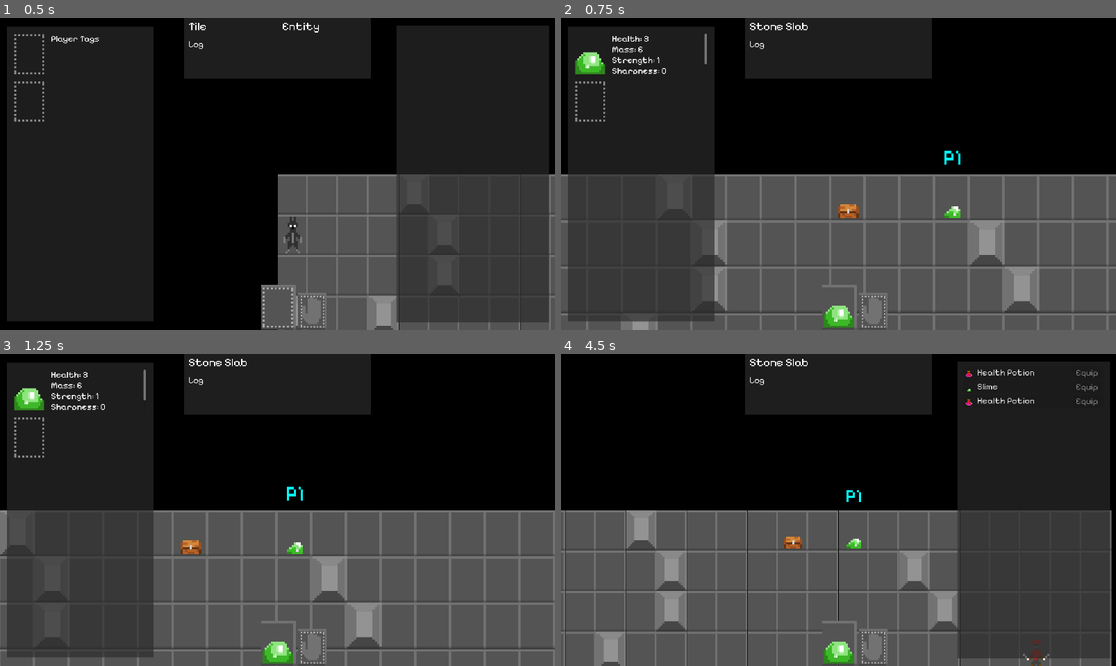
Above: before the commit, frames 1-4 (two rows, left to right).
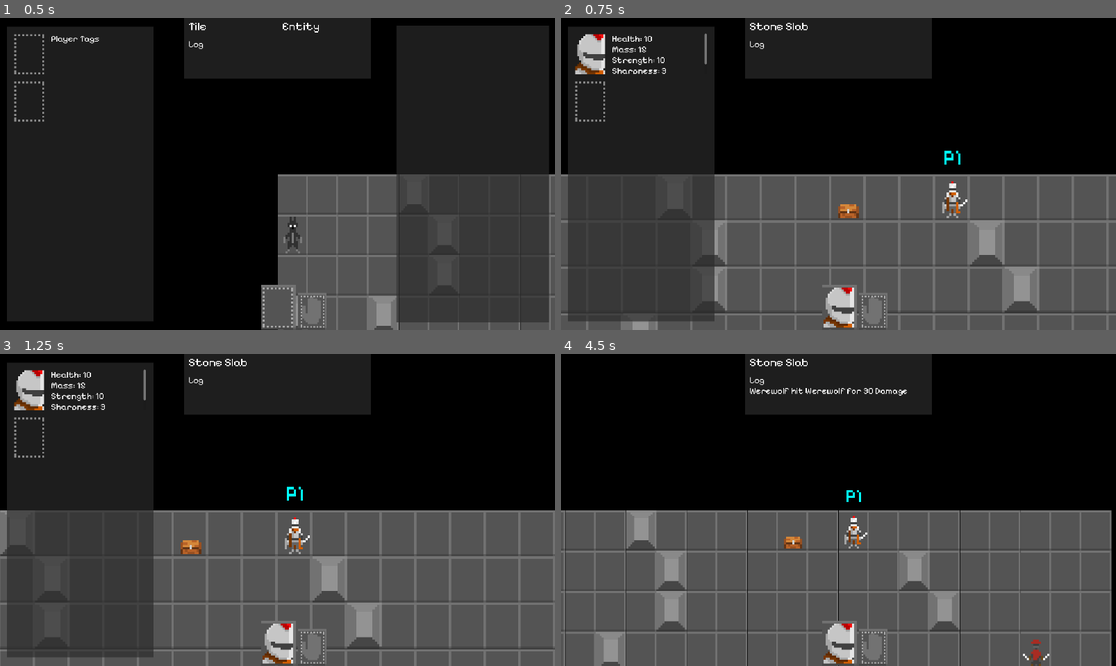
Above: after the commit, the same moments.

Repository: joshandersn/firecrest
Game: Godot game, scene res://main.tscn
The game is run twice, just before and just after one commit, with the same random seed, the same clock (stepped at 60 frames per second) and the same inputs.
Inputs (mouse positions are in pixels of both pictures, inside the frame that each line leads up to):
- Up to frame 1 (0.5 s): no input
- Up to frame 2 (0.75 s): tap Enter (ui_accept) at 0.5 s; move the mouse to (855, 192) at 0.52 s; hold D (move_right) from 0.53 s (still down); tap = (zoom_in) at 0.6 s
- Up to frame 3 (1.25 s): keep holding D (move_right); tap Enter (ui_accept) at 0.77 s
- Up to frame 4 (4.5 s): move the mouse to (577, 531) at 1.27 s; release D (move_right) at 1.28 s; hold S (move_down) 1.28-2.03 s; tap - (zoom_out) at 1.35, 2.85, 4.35 s; tap Enter (ui_accept) at 1.52, 2.75, 3.02, 3.77 s; move the mouse to (583, 491) at 2.02 s; hold D (move_right) 2.03-2.78 s; tap = (zoom_in) at 2.1, 3.6 s; move the mouse to (616, 488) at 2.77 s; hold W (move_up) 2.78-3.53 s; move the mouse to (672, 528) at 3.52 s; hold A (move_left) from 3.53 s (still down); tap I (toggle_inventory) at 4.15 s; move the mouse to (716, 531) at 4.27 s

Frame 1 is identical in both runs. In frame 2, 1.6% of the frame differs, in the area x 2-74%, y 5-100%; in frame 3, 1.6%; in frame 4, 27%, in the area x 34-99%, y 2-100%.

Commit message:
Adds eating, navigation and fixes inventory bugs

Diff:
--- a/Entities/Assassin.tres
+++ b/Entities/Assassin.tres
@@ -1,17 +1,23 @@
-[gd_resource type="Resource" script_class="ResEntity" load_steps=4 format=3 uid="uid://bnkw247chab3f"]
+[gd_resource type="Resource" script_class="ResEntity" load_steps=5 format=3 uid="uid://bnkw247chab3f"]
 
 [ext_resource type="Texture2D" uid="uid://b0gvdqc73pkt2" path="res://Assets/assassin.png" id="1_jckcy"]
 [ext_resource type="Script" path="res://Resources/res_entity.gd" id="1_r0ggn"]
 [ext_resource type="Texture2D" uid="uid://n8q7sbj47nyh" path="res://Assets/Assassin Portrait.png" id="2_7tubw"]
+[ext_resource type="Texture2D" uid="uid://cbhq63kw4toi5" path="res://Assets/grave.png" id="2_rk0dq"]
 
 [resource]
 script = ExtResource("1_r0ggn")
 tag = "Assassin"
 artwork = ExtResource("1_jckcy")
+artwork_dead = ExtResource("2_rk0dq")
 portrait = ExtResource("2_7tubw")
 health = 5
+health_max = 5
 strength = 4
 inititive = 2
 mass = 4
 sharpness = 5
+protein = 20
+savagery = 2
+sense = 5
 storage = Array[ExtResource("1_r0ggn")]([])
--- a/Entities/Chest.tres
+++ b/Entities/Chest.tres
@@ -13,8 +13,10 @@
 artwork_dead = ExtResource("1_clcdv")
 portrait = ExtResource("2_t43y2")
 health = 0
+health_max = 0
 strength = 0
 inititive = 0
 mass = 10
 sharpness = 0
+protein = 0
 storage = Array[ExtResource("1_rm37o")]([ExtResource("3_2mryq"), ExtResource("4_mdwfj")])
--- a/Entities/HealthPotion.tres
+++ b/Entities/HealthPotion.tres
@@ -1,15 +1,19 @@
-[gd_resource type="Resource" script_class="ResEntity" load_steps=3 format=3 uid="uid://xj3bstdgmrkf"]
+[gd_resource type="Resource" script_class="ResEntity" load_steps=4 format=3 uid="uid://xj3bstdgmrkf"]
 
 [ext_resource type="Texture2D" uid="uid://bp38figt2sdax" path="res://Assets/healthPotion.png" id="1_wjfpv"]
 [ext_resource type="Script" path="res://Resources/res_entity.gd" id="1_xp6xr"]
+[ext_resource type="Texture2D" uid="uid://cbhq63kw4toi5" path="res://Assets/grave.png" id="2_xolj0"]
 
 [resource]
 script = ExtResource("1_xp6xr")
 tag = "Health Potion"
 artwork = ExtResource("1_wjfpv")
+artwork_dead = ExtResource("2_xolj0")
 health = 5
+health_max = 5
 strength = 0
 inititive = 0
 mass = 1
 sharpness = 0
+protein = 10
 storage = Array[ExtResource("1_xp6xr")]([])
--- a/Entities/Slime.tres
+++ b/Entities/Slime.tres
@@ -1,17 +1,23 @@
-[gd_resource type="Resource" script_class="ResEntity" load_steps=4 format=3 uid="uid://7uudgr4t4dtd"]
+[gd_resource type="Resource" script_class="ResEntity" load_steps=5 format=3 uid="uid://7uudgr4t4dtd"]
 
 [ext_resource type="Texture2D" uid="uid://0qqnuha1wviy" path="res://Assets/slime.png" id="1_ggb01"]
 [ext_resource type="Script" path="res://Resources/res_entity.gd" id="1_lm5h6"]
+[ext_resource type="Texture2D" uid="uid://cbhq63kw4toi5" path="res://Assets/grave.png" id="2_7s5iw"]
 [ext_resource type="Texture2D" uid="uid://c7vl7nth3u4ct" path="res://Assets/Slime Portrait.png" id="2_vuj1n"]
 
 [resource]
 script = ExtResource("1_lm5h6")
 tag = "Slime"
 artwork = ExtResource("1_ggb01")
+artwork_dead = ExtResource("2_7s5iw")
 portrait = ExtResource("2_vuj1n")
 health = 3
+health_max = 3
 strength = 1
 inititive = 1
 mass = 6
 sharpness = 0
+protein = 5
+savagery = 1
+sense = 0
 storage = Array[ExtResource("1_lm5h6")]([])
--- a/Entities/Werewolf.tres
+++ b/Entities/Werewolf.tres
@@ -1,17 +1,23 @@
-[gd_resource type="Resource" script_class="ResEntity" load_steps=4 format=3 uid="uid://cmxr3n782is8h"]
+[gd_resource type="Resource" script_class="ResEntity" load_steps=5 format=3 uid="uid://cmxr3n782is8h"]
 
 [ext_resource type="Texture2D" uid="uid://barpxekvciajs" path="res://Assets/werewolf.png" id="1_8mugo"]
 [ext_resource type="Script" path="res://Resources/res_entity.gd" id="1_v5ojc"]
+[ext_resource type="Texture2D" uid="uid://cbhq63kw4toi5" path="res://Assets/grave.png" id="2_o5rrq"]
 [ext_resource type="Texture2D" uid="uid://duw3b4vmfjuft" path="res://Assets/wWerewolf Portrait.png" id="2_xi1hv"]
 
 [resource]
 script = ExtResource("1_v5ojc")
 tag = "Werewolf"
 artwork = ExtResource("1_8mugo")
+artwork_dead = ExtResource("2_o5rrq")
 portrait = ExtResource("2_xi1hv")
 health = 20
+health_max = 20
 strength = 50
 inititive = 4
 mass = 20
 sharpness = 10
+protein = 25
+savagery = 6
+sense = 10
 storage = Array[ExtResource("1_v5ojc")]([])
--- a/Entities/knight.tres
+++ b/Entities/knight.tres
@@ -1,17 +1,23 @@
-[gd_resource type="Resource" script_class="ResEntity" load_steps=4 format=3 uid="uid://dadd0pf1s47dg"]
+[gd_resource type="Resource" script_class="ResEntity" load_steps=5 format=3 uid="uid://dadd0pf1s47dg"]
 
 [ext_resource type="Script" path="res://Resources/res_entity.gd" id="1_4bijf"]
 [ext_resource type="Texture2D" uid="uid://dpjuimm75mv51" path="res://Assets/knight.png" id="1_jm6sp"]
+[ext_resource type="Texture2D" uid="uid://cbhq63kw4toi5" path="res://Assets/grave.png" id="2_j61h0"]
 [ext_resource type="Texture2D" uid="uid://lwyis5rgr46i" path="res://Assets/Knight Portrait.png" id="2_r07yx"]
 
 [resource]
 script = ExtResource("1_4bijf")
 tag = "Knight"
 artwork = ExtResource("1_jm6sp")
+artwork_dead = ExtResource("2_j61h0")
 portrait = ExtResource("2_r07yx")
 health = 10
+health_max = 10
 strength = 10
 inititive = 3
 mass = 15
 sharpness = 3
+protein = 30
+savagery = 0
+sense = 3
 storage = Array[ExtResource("1_4bijf")]([])
--- a/Objects/entity.gd
+++ b/Objects/entity.gd
@@ -3,6 +3,8 @@
 @export var entity: ResEntity
 @export var is_player := false
 @export var player_index := 0
+
+var detected_entities: Array[Node2D]
 
 @onready var move = $Move
 
@@ -17,17 +19,46 @@
 			$Sprite.texture = entity.artwork
 
 
+func move_randomly() -> void:
+	var r = rng.randf_range(0, 1)
+	if r > 0.75:
+		move.use(Vector2.UP)
+	elif r > 0.5:
+		move.use(Vector2.DOWN)
+	elif r > 0.25:
+		move.use(Vector2.LEFT)
+	else:
+		move.use(Vector2.RIGHT)
+
+var parallel_modal := false
+func move_toward_direction(target) -> void:
+	# TODO: Figure out non-diagnol movement perhaps separate x and y with with rng
+	if parallel_modal:
+		if target.position.x > position.x:
+			move.use(Vector2.RIGHT)
+		else:
+			move.use(Vector2.LEFT)
+		parallel_modal = false
+	else:
+		if target.position.y < position.y:
+			move.use(Vector2.UP)
+		else:
+			move.use(Vector2.DOWN)
+		parallel_modal = true
+
+func awareness_check() -> void:
+	pass
+
 func take_turn():
 	if !is_player and entity.inititive > 0 and entity.health > 0:
-		var r = rng.randf_range(0, 1)
-		if r > 0.75:
-			move.use(Vector2.UP)
-		elif r > 0.5:
-			move.use(Vector2.DOWN)
-		elif r > 0.25:
-			move.use(Vector2.LEFT)
+		if entity.savagery > 5:
+			# TODO: The enity will find a target and hunt it down
+			var target = Game.players[0]
+			awareness_check()
+			if target.entity.health > 0:
+				move_toward_direction(target)
 		else:
-			move.use(Vector2.RIGHT)
+			move_randomly()
 
 func _input(_event: InputEvent) -> void:
 	if is_player and entity.health > 0:
--- a/Objects/interact.gd
+++ b/Objects/interact.gd
@@ -2,12 +2,12 @@
 
 func use(body, user) -> void:
 	if "entity" in body:
-		if body.entity.health <= 0:
+		if body.entity.health <= 0 and user.is_player:
 			Game.opened_storage_contents = body.entity.storage
 			Game.opened_storage_containers.append(body)
 			Game.emit_signal("ui_update")
 			if body.entity.storage == []:
-				if user.entity.strength > body.entity.mass:
+				if user.entity.strength >= body.entity.mass:
 					user.entity.storage.append(body.entity)
 					Game.opened_storage_containers = []
 					body.queue_free()
--- a/Objects/inventoryListItem.gd
+++ b/Objects/inventoryListItem.gd
@@ -5,6 +5,7 @@
 
 signal add_to_inv
 signal equip_item
+signal eat_item
 
 func _ready() -> void:
 	if entity:
@@ -16,6 +17,8 @@
 func _on_button_pressed() -> void:
 	emit_signal("equip_item", origin, entity)
 
+func _on_eat_pressed() -> void:
+	emit_signal("eat_item", origin, entity)
 
 func _on_pressed() -> void:
 	emit_signal("add_to_inv", origin, entity)
--- a/Objects/inventoryListItem.tscn
+++ b/Objects/inventoryListItem.tscn
@@ -28,5 +28,23 @@
 theme_override_font_sizes/font_size = 30
 text = "Equip"
 
+[node name="Eat" type="Button" parent="."]
+layout_mode = 1
+anchors_preset = 6
+anchor_left = 1.0
+anchor_top = 0.5
+anchor_right = 1.0
+anchor_bottom = 0.5
+offset_left = -210.0
+offset_top = -22.0
+offset_right = -117.0
+offset_bottom = 23.0
+grow_horizontal = 0
+grow_vertical = 2
+theme_override_colors/font_color = Color(1, 1, 1, 0.443137)
+theme_override_font_sizes/font_size = 30
+text = "Eat"
+
 [connection signal="pressed" from="." to="." method="_on_pressed"]
 [connection signal="pressed" from="Equip" to="." method="_on_button_pressed"]
+[connection signal="pressed" from="Eat" to="." method="_on_eat_pressed"]
--- a/Resources/res_entity.gd
+++ b/Resources/res_entity.gd
@@ -8,10 +8,14 @@
 @export var portrait: Texture
 
 @export var health: int
+@export var health_max: int
 @export var strength: int
 @export var inititive: int
 @export var mass: int
 @export var sharpness: int
+@export var protein: int
+@export var savagery: int
+@export var sense: int
 
 @export var wielded: ResEntity
 @export var storage: Array[ResEntity]
--- a/main.gd
+++ b/main.gd
@@ -95,7 +95,7 @@
 func _ready() -> void:
 	generate_map(20,15)
 	populate_map()
-	spawn_entity(slime, true)
+	spawn_entity(knight, true)
 	spawn_entity(chest)
 	Game.center_camera.connect(center_selection)
 
--- a/ui.gd
+++ b/ui.gd
@@ -11,14 +11,21 @@
 	$HUD/PlayerInvBG.visible = !$HUD/PlayerInvBG.visible
 	update_ui()
 
-func storage_item_clicked(origin, item) -> void:
-	if !origin == $HUD/PlayerInvBG/ScrollContainer/PlayerStorageList:
-		Game.players[0].entity.storage.append(item)
+func remove_item(origin, item) -> void:
+	if origin == $HUD/PlayerInvBG/ScrollContainer/PlayerStorageList:
+		Game.players[0].entity.storage.erase(item)
+	else:
 		if Game.opened_storage_containers:
 			Game.opened_storage_containers[0].entity.storage.erase(item)
 			Game.opened_storage_contents.erase(item)
 		else:
 			push_warning("There is no shared world containers!")
+	update_ui()
+
+func storage_item_clicked(origin, item) -> void:
+	if !origin == $HUD/PlayerInvBG/ScrollContainer/PlayerStorageList:
+		Game.players[0].entity.storage.append(item)
+		remove_item(origin, item)
 	else:
 		print("Item is in inventory: skipped looting")
 	update_ui()
@@ -31,6 +38,25 @@
 	else:
 		Game.emit_signal("game_log", str(item.tag, " is too heavy (", item.mass, ") to equip."))
 	update_ui()
+
+func eat_item(origin, item) -> void:
+	var player = Game.players[0].entity
+	if item.mass < player.strength:
+		if player.health >= player.health_max:
+			player.health = player.health_max
+			player.mass += ((player.health + item.protein) - player.health_max) / 2
+			player.protein += item.protein
+			Game.emit_signal("game_log", str(player.tag, " stomache is full, eating that ", item.tag, " put on some wieght!."))
+		else:
+			player.health += item.protein
+			if player.health >= player.health_max:
+				player.health = player.health_max
+			Game.emit_signal("game_log", str(player.tag, " consumed ", item.tag, " for ", item.protein, " health."))
+		remove_item(origin, item)
+	else:
+		Game.emit_signal("game_log", str(item.tag, " was unable to fit in ", player.tag, "'s mouth."))
+
+
 
 func game_log(message) -> void:
 	$HUD/Log.text += str("\n", message)
@@ -52,7 +78,7 @@
 	$HUD/EntityInspect.text = str(Game.ui_inspect_entity_description)
 	$HUD/TileInspect.text = str(Game.ui_inspect_tile_description)
 	update_storage_list($HUD/OpenedStorageList, Game.opened_storage_contents)
-	if Game.players:
+	if Game.players[0]:
 		var player = Game.players[0].entity
 		$HUD/PlayerInvBG/PlayerPortrait.texture = player.portrait
 		$HUD/PlayerPortrait.texture = player.portrait
@@ -72,5 +98,6 @@
 		item_inst.origin = list
 		item_inst.add_to_inv.connect(storage_item_clicked)
 		item_inst.equip_item.connect(equip_item)
+		item_inst.eat_item.connect(eat_item)
 		list.add_child(item_inst)
 		list.get_child(0).grab_focus()
